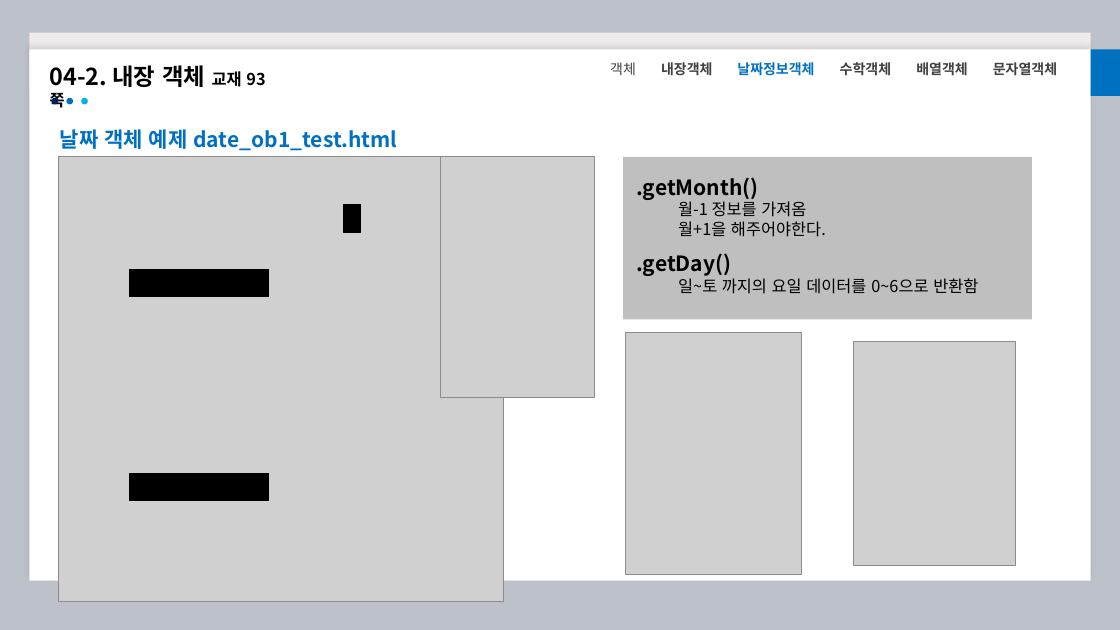
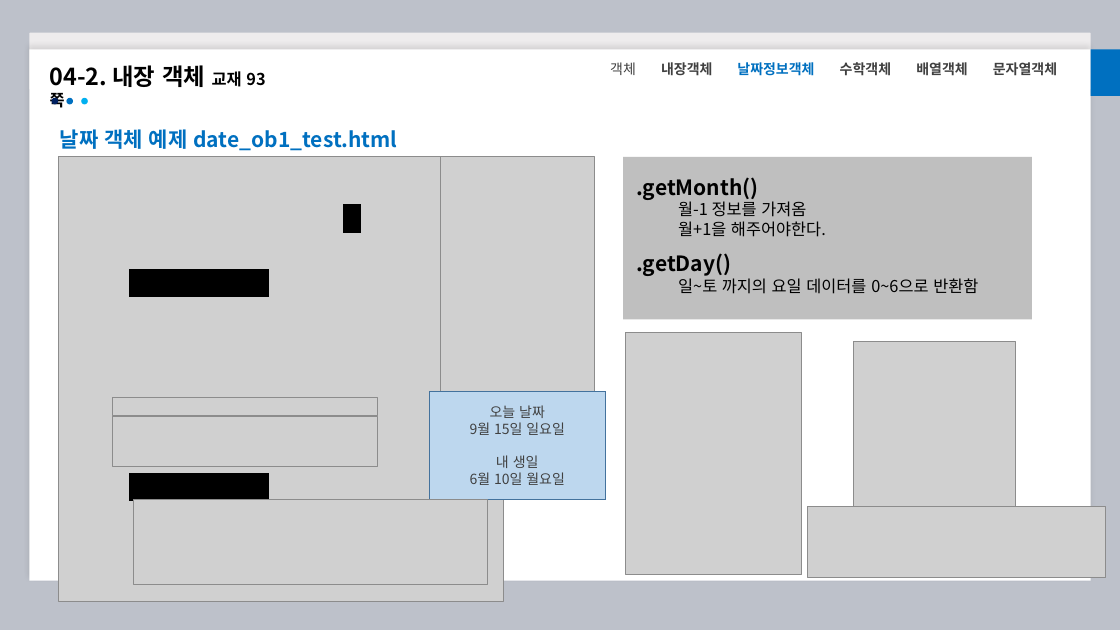
Before and after one commit to kimnafla11/JavaScript, a slide deck: slide 8 of 4/9월16일.pptx. Drawn at 1120x630 pixels with LibreOffice and Linux fonts; fonts in the diff are those of the drawing; grey boxes stand for pictures. Boxes give left, top, right and bottom in pixels: in the first picture for what was removed or moved away, otherwise in the second. Text is boxed around its words. In the diff, an @@ line names an element or a change of style, - is before the commit and + after.

```diff
--- a/4/9월16일.pptx
+++ b/4/9월16일.pptx
@@ picture added at (113, 417, 378, 466) @@
@@ picture added at (113, 398, 378, 416) @@
@@ rectangle added at (429, 392, 606, 500), fill #BDD7EE, outline #43739E 1 pt, 12 pt, text #404040 @@
+오늘 날짜
+9월 15일 일요일
+내 생일
+6월 10일 월요일
@@ picture added at (134, 500, 487, 585) @@
@@ picture added at (807, 507, 1105, 577) @@
```
Also in this commit, not shown: 4 other slides changed, 2 slides added, 5 other files.
